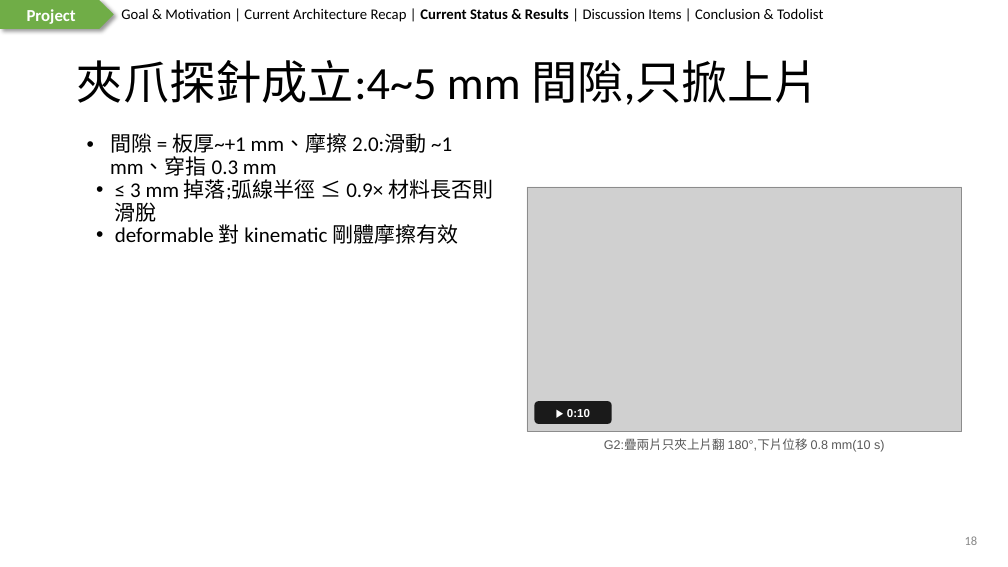
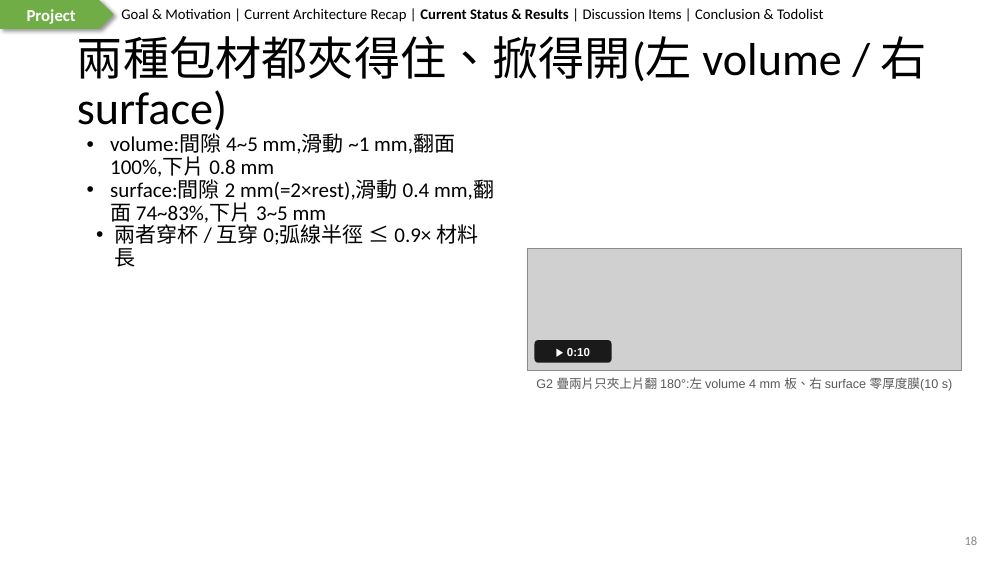
Before and after one commit to wyattsheu/sim-forge, a slide deck: slide 18 of sims/fr3_bubblewrap_pack_20261007/deck/2026-10-07-Report.pptx. Drawn at 1008x567 pixels with LibreOffice and Linux fonts; fonts in the diff are those of the drawing; grey boxes stand for pictures. Boxes give left, top, right and bottom in pixels: in the first picture for what was removed or moved away, otherwise in the second. Text is boxed around its words. In the diff, an @@ line names an element or a change of style, - is before the commit and + after.

Commit message:
deck: side-by-side volume/surface grip & peel clips on slides 18-19

```diff
--- a/sims/fr3_bubblewrap_pack_20261007/deck/2026-10-07-Report.pptx
+++ b/sims/fr3_bubblewrap_pack_20261007/deck/2026-10-07-Report.pptx
@@ title at [77,27,927,136]: text changed @@
-夾爪探針成立:4~5 mm 間隙,只掀上片
+兩種包材都夾得住、掀得開(左 volume / 右 surface)
@@ text at [110,134,494,267]: text changed @@
-• 間隙 = 板厚~+1 mm、摩擦 2.0:滑動 ~1 mm、穿指 0.3 mm
-• ≤ 3 mm 掉落;弧線半徑 ≤ 0.9× 材料長否則滑脫
-• deformable 對 kinematic 剛體摩擦有效
+• volume:間隙 4~5 mm,滑動 ~1 mm,翻面 100%,下片 0.8 mm
+• surface:間隙 2 mm(=2×rest),滑動 0.4 mm,翻面 74~83%,下片 3~5 mm
+• 兩者穿杯 / 互穿 0;弧線半徑 ≤ 0.9× 材料長
@@ picture: place and size @@
-picture at [527,187,962,431]
+picture at [527,248,962,371]
@@ rounded rectangle "▶ 0:10": place and size @@
-rounded rectangle "▶ 0:10" at [535,402,612,424]
+rounded rectangle "▶ 0:10" at [535,340,612,363]
@@ text at [536,377,952,391]: text changed @@
-G2:疊兩片只夾上片翻 180°,下片位移 0.8 mm(10 s)
+G2 疊兩片只夾上片翻 180°:左 volume 4 mm 板、右 surface 零厚度膜(10 s)
```
Also in this commit, not shown: 1 other slide changed, 3 other files.
